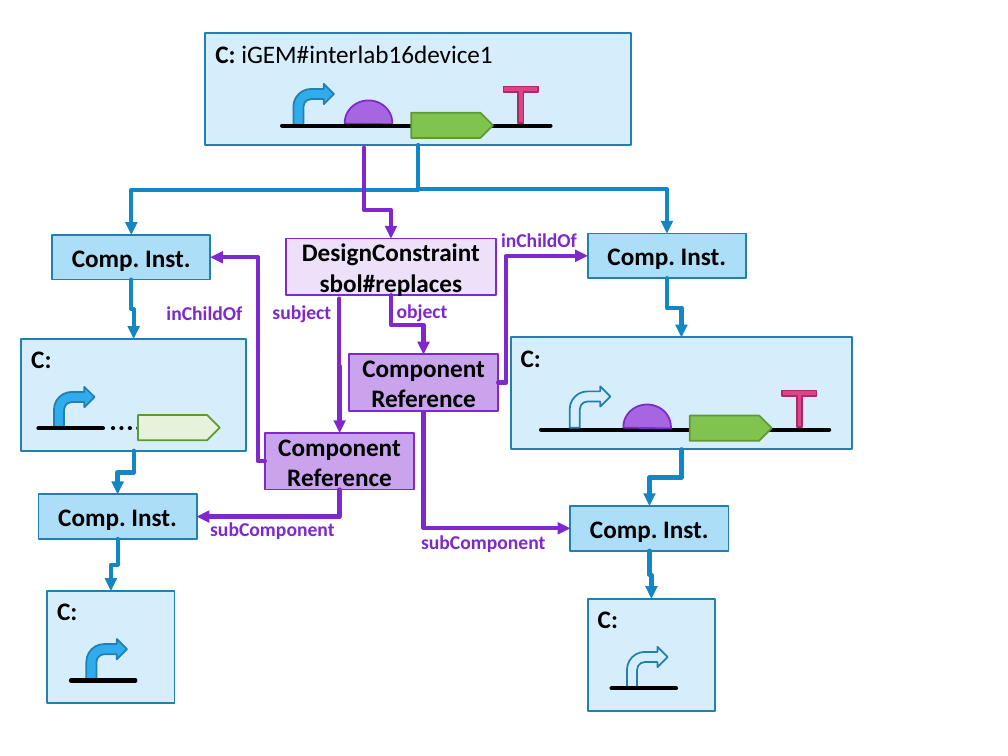
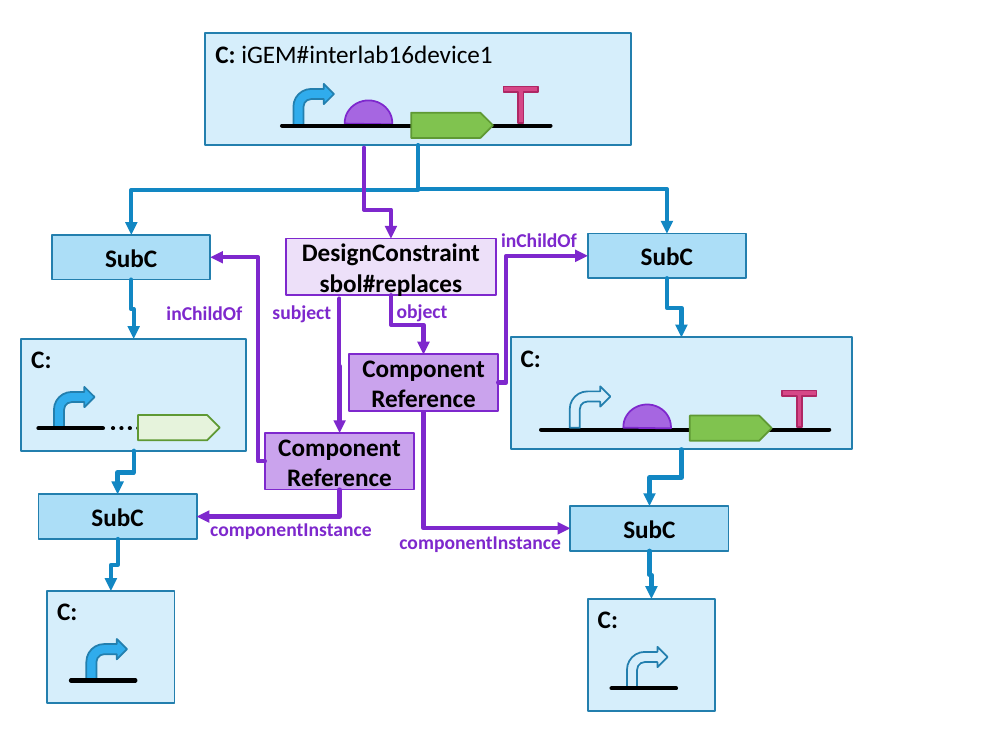
Before and after one commit to SynBioDex/SEPs, a slide deck: slide 6 of images/SEP037.pptx. Drawn at 1008x756 pixels with LibreOffice and Linux fonts; fonts in the diff are those of the drawing. Boxes give left, top, right and bottom in pixels: in the first picture for what was removed or moved away, otherwise in the second. Text is boxed around its words. In the diff, an @@ line names an element or a change of style, - is before the commit and + after.

Commit message:
swap ComponentInstance and SubComponent in SEP 036, 037, 043

```diff
--- a/images/SEP037.pptx
+++ b/images/SEP037.pptx
@@ text in rectangle at (x1=105, y1=249, x2=157, y2=267): text changed @@
-Comp. Inst.
+SubC
@@ text in rectangle at (x1=641, y1=247, x2=693, y2=265): text changed @@
-Comp. Inst.
+SubC
@@ text in rectangle at (x1=91, y1=508, x2=143, y2=526): text changed @@
-Comp. Inst.
+SubC
@@ text at (x1=210, y1=523, x2=372, y2=539): text changed @@
-subComponent
+componentInstance
@@ text at (x1=399, y1=533, x2=561, y2=552): text changed @@
-subComponent
+componentInstance
@@ text in rectangle at (x1=623, y1=520, x2=675, y2=538): text changed @@
-Comp. Inst.
+SubC
```
Also in this commit, not shown: 2 other slides changed, 12 other files.
